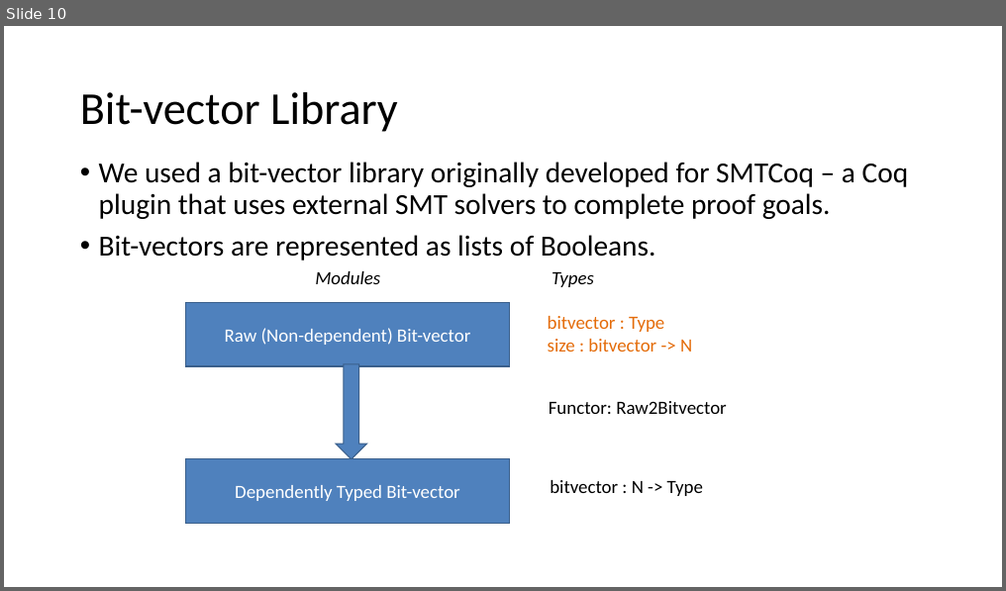
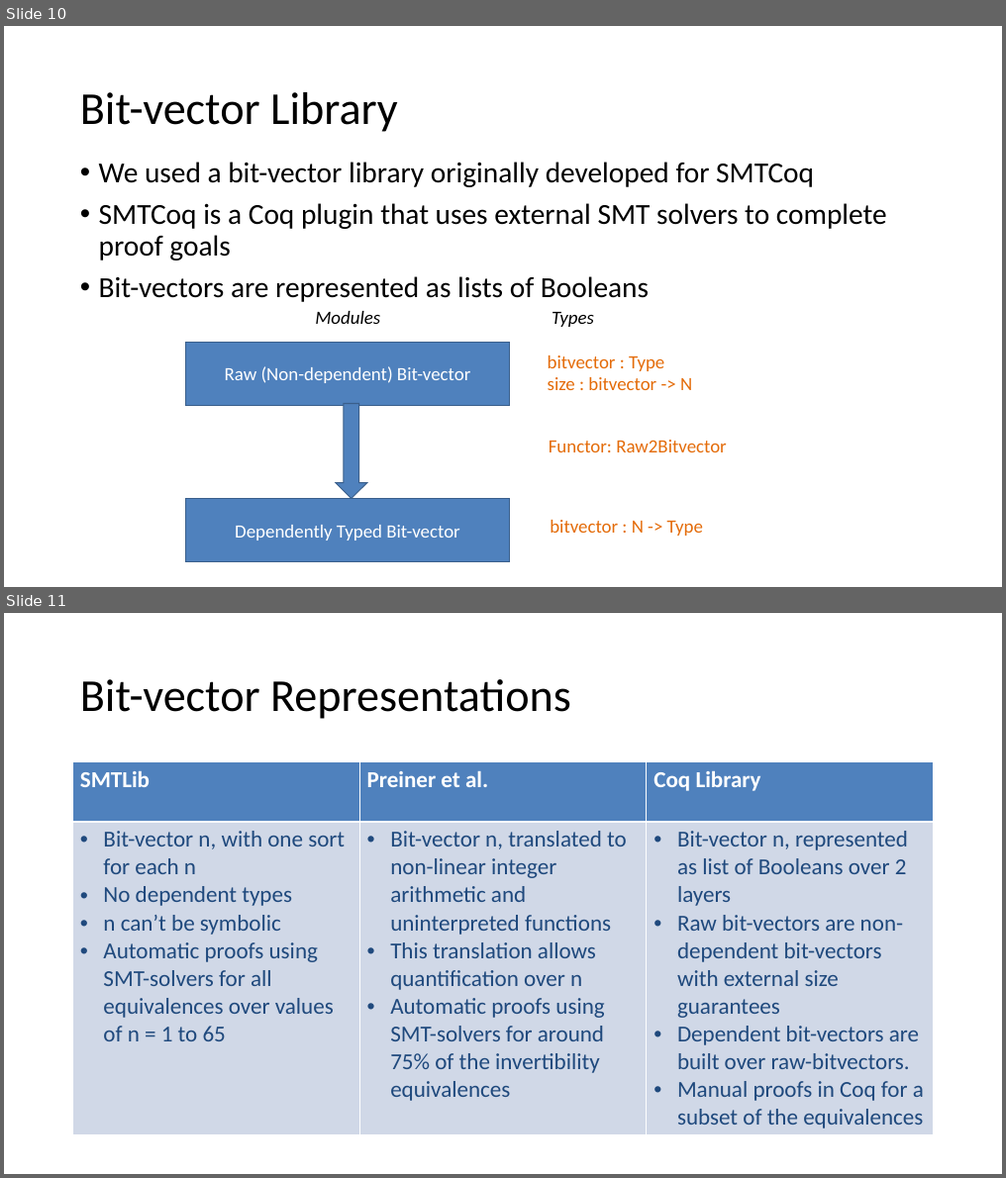
Before and after one commit to arjunvish/pxtp2019presentation, a slide deck: Presentation.pptx. Shown one above the other, each under a label of ours: slide 10 before the commit, slides 10 and 11 after it. The pictures are 1006x591 and 1006x1178 pixels, drawn with LibreOffice and Linux fonts; fonts in the diff are those of the drawing. Boxes give left, top, right and bottom in pixels: in the first picture for what was removed or moved away, otherwise in the second. Text is boxed around its words. In the diff, an @@ line names an element or a change of style, - is before the commit and + after.

Commit message:
Changes using feedback from Cesare and Yoni

```diff
--- a/Presentation.pptx
+++ b/Presentation.pptx
@@ slide 11 added at <box>4,613,1002,1174</box>, background #FFFFFF @@
@@ title added at <box>80,679,571,719</box>, 44 pt, text #000000 @@
+Bit-vector Representations
@@ table added at <box>73,762,933,1133</box>, 2 rows, 3 columns @@
+SMTLib | Preiner et al. | Coq Library
+Bit-vector n, with one sort for each n / No dependent types / n can’t be symbolic / Automatic proofs using SMT-solvers for all equivalences over values of n = 1 to 65 | Bit-vector n, translated to non-linear integer arithmetic and uninterpreted functions / This translation allows quantification over n / Automatic proofs using SMT-solvers for around 75% of the invertibility equivalences | Bit-vector n, represented as list of Booleans over 2 layers / Raw bit-vectors are non-dependent bit-vectors with external size guarantees / Dependent bit-vectors are built over raw-bitvectors. / Manual proofs in Coq for a subset of the equivalences
@@ slide 10 changed as well @@
@@ text at <box>99,162,887,302</box>: text changed @@
-• We used a bit-vector library originally developed for SMTCoq – a Coq plugin that uses external SMT solvers to complete proof goals.
-• Bit-vectors are represented as lists of Booleans.
+• We used a bit-vector library originally developed for SMTCoq
+• SMTCoq is a Coq plugin that uses external SMT solvers to complete proof goals
+• Bit-vectors are represented as lists of Booleans
@@ 5 texts, 2 rectangles, 1 right arrow: place and size @@
-5 texts, 2 rectangles, 1 right arrow at <box>186,272,727,523</box>
+5 texts, 2 rectangles, 1 right arrow at <box>186,311,727,563</box>
@@ text "Functor: Raw2Bitvector" at <box>548,440,727,453</box>: text colour #000000 to #E46C0A @@
@@ text "bitvector : N -> Type" at <box>549,520,703,536</box>: text colour #000000 to #E46C0A @@
```
Also in this commit, not shown: 10 other slides changed, 1 slide removed.
